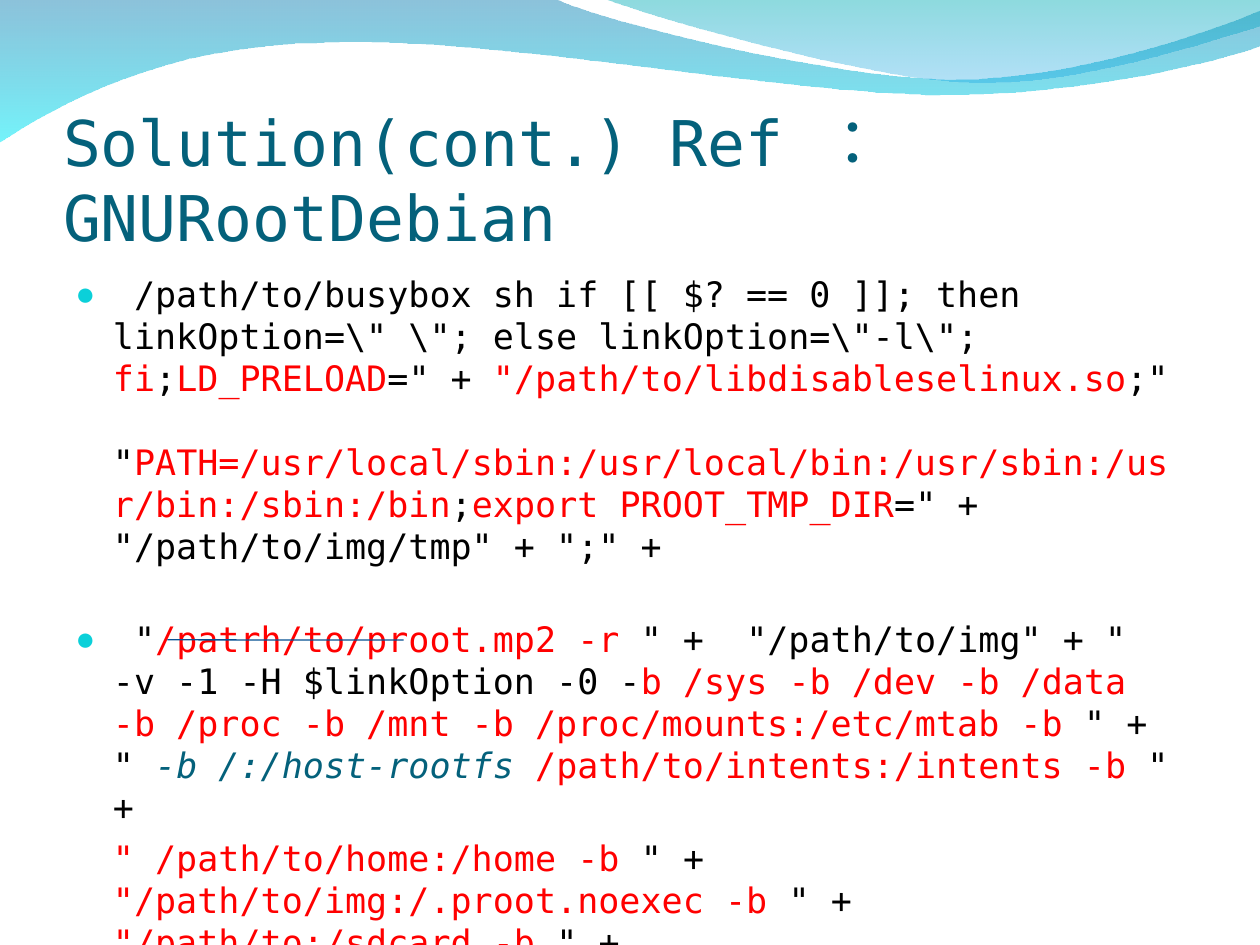
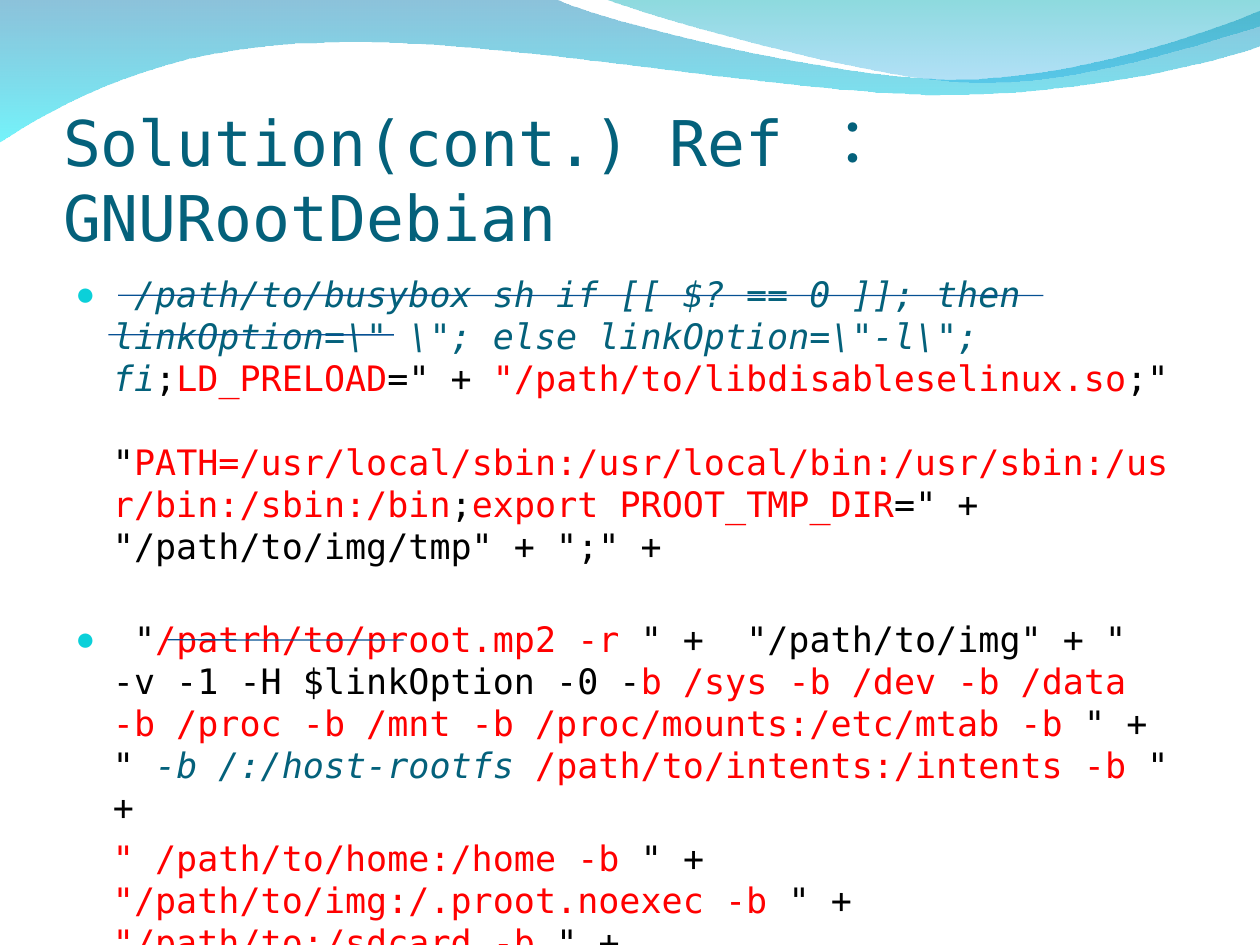
Before and after one commit to peter279k/regular_meeting, a slide deck: slide 27 of Proot.ppt. Drawn at 1260x945 pixels with LibreOffice and Linux fonts; fonts in the diff are those of the drawing; background and template pictures are left out. Boxes give left, top, right and bottom in pixels: in the first picture for what was removed or moved away, otherwise in the second. Text is boxed around its words. In the diff, an @@ line names an element or a change of style, - is before the commit and + after.

Commit message:
remove linkOption variable

```diff
--- a/Proot.ppt
+++ b/Proot.ppt
@@ text at (113,280,1169,567): text colour #000000 to #04617B, italic on in "/path/to/busybox sh if [[ $? == 0 ..."; text colour #FF0000 to #04617B in "fi;LD_PRELOAD="" @@
@@ line added from (118, 295) to (1043, 296), #065093 0.74 pt @@
@@ line added from (108, 335) to (394, 335), #065093 0.74 pt @@
```
Also in this commit, not shown: 2 other slides changed.
